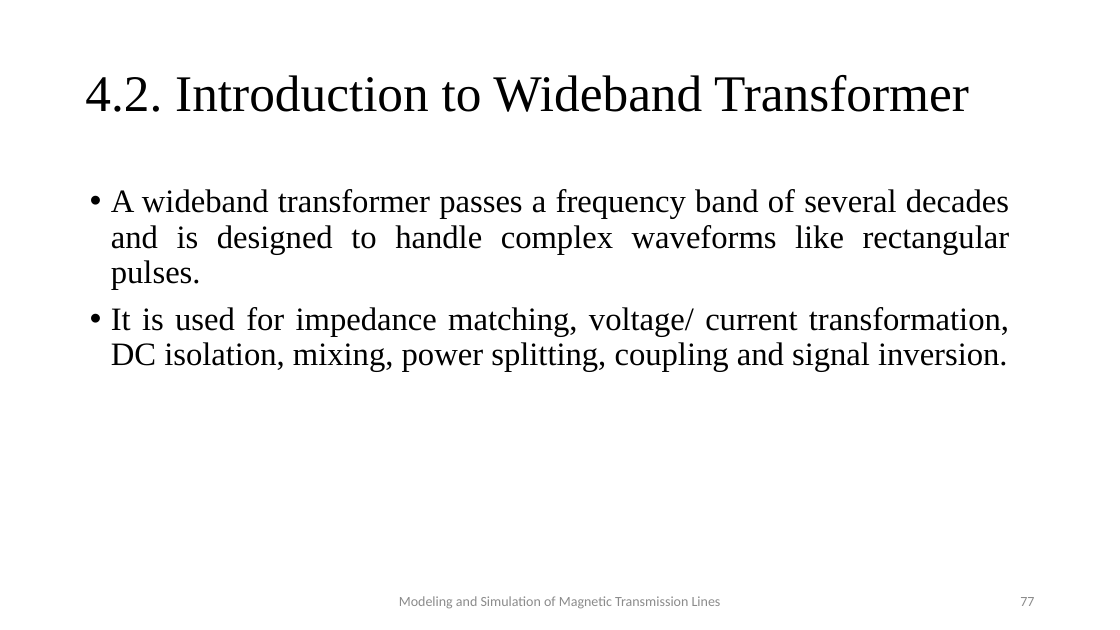
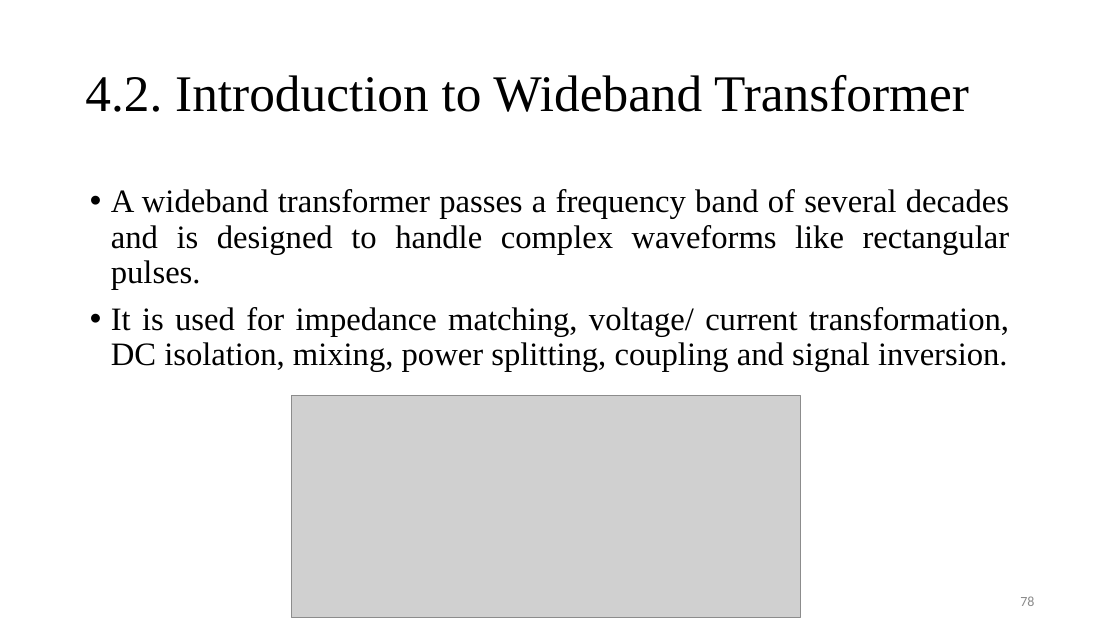
Before and after one commit to MuhammadShamaas1997/Electrical-Engineering, a slide deck: slide 78 of MS/Spring 2020/Thesis/Magnetic Transmission Lines/Thesis Final Presentation.pptx (slide 77 before the commit). Drawn at 1120x630 pixels with LibreOffice and Linux fonts; fonts in the diff are those of the drawing; grey boxes stand for pictures. Boxes give left, top, right and bottom in pixels: in the first picture for what was removed or moved away, otherwise in the second. Text is boxed around its words. In the diff, an @@ line names an element or a change of style, - is before the commit and + after.

```diff
--- a/MS/Spring 2020/Thesis/Magnetic Transmission Lines/Thesis Final Presentation.pptx
+++ b/MS/Spring 2020/Thesis/Magnetic Transmission Lines/Thesis Final Presentation.pptx
@@ picture added at bbox=[292, 395, 801, 618] @@
@@ text removed at bbox=[399, 596, 721, 609] @@
-Modeling and Simulation of Magnetic Transmission Lines
@@ page number at bbox=[1020, 596, 1034, 606]: text changed @@
-77
+78
```
Also in this commit, not shown: 12 other slides changed, 1 slide added.
